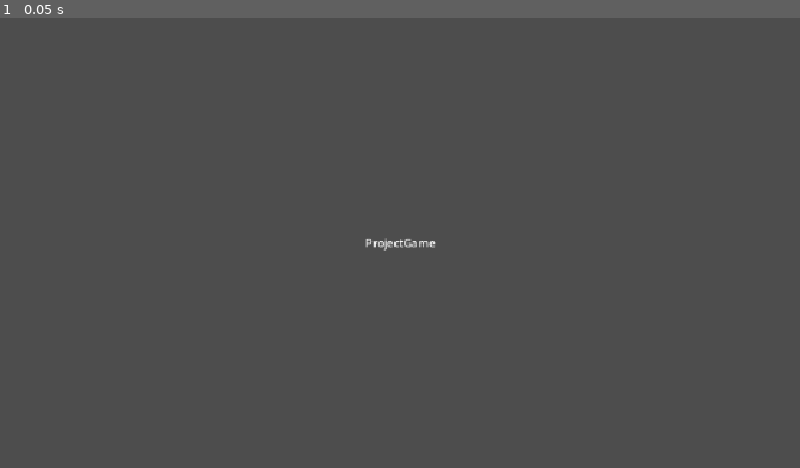
Above: before the commit, frame 1.
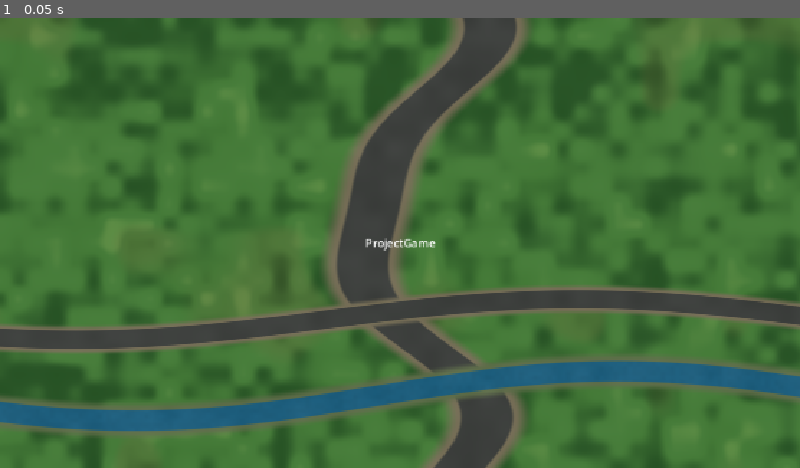
Above: after the commit, the same moment.

Repository: aohmn/GameDemo
Game: Godot game, scene res://scenes/boot/boot.tscn
The game is run twice, just before and just after one commit, with the same random seed, the same clock (stepped at 60 frames per second) and the same inputs.
Inputs:
- Up to frame 1 (0.05 s): no input

The runs differ from the first frame. In frame 1, 89% of the frame differs, in the area x 0-100%, y 0-100%.

Commit message:
feat(map): add procedural shader map prototype

Diff:
--- a/core/bootstrap/boot.gd
+++ b/core/bootstrap/boot.gd
@@ -1,6 +1,11 @@
 extends Control
 
+const MAP_SCENE: PackedScene = preload("res://world/map/scenes/map_root.tscn")
 
 func _ready() -> void:
+    var map_instance := MAP_SCENE.instantiate()
+    add_child(map_instance)
+    move_child(map_instance, 0)
+
     print("[Boot] ProjectGame khởi động")
     EventBus.emit_event(CoreEvents.BOOT_COMPLETED)
--- /dev/null
+++ b/world/map/map_controller.gd
@@ -0,0 +1,29 @@
+extends ColorRect
+class_name MapShaderController
+
+@export var world_seed: float = 7.0
+@export_range(0.01, 0.1, 0.001) var road_width: float = 0.035
+@export_range(0.01, 0.08, 0.001) var branch_width: float = 0.022
+@export_range(0.005, 0.06, 0.001) var canal_width: float = 0.025
+@export_range(8.0, 64.0, 1.0) var detail_scale: float = 24.0
+
+func _ready() -> void:
+    mouse_filter = Control.MOUSE_FILTER_IGNORE
+    _update_shader_parameters()
+    get_viewport().size_changed.connect(_update_shader_parameters)
+
+func _update_shader_parameters() -> void:
+    var shader_material := material as ShaderMaterial
+
+    if shader_material == null:
+        push_warning("MapShaderController: thiếu ShaderMaterial")
+        return
+
+    var viewport_size := get_viewport_rect().size
+
+    shader_material.set_shader_parameter("viewport_size", viewport_size)
+    shader_material.set_shader_parameter("world_seed", world_seed)
+    shader_material.set_shader_parameter("road_width", road_width)
+    shader_material.set_shader_parameter("branch_width", branch_width)
+    shader_material.set_shader_parameter("canal_width", canal_width)
+    shader_material.set_shader_parameter("detail_scale", detail_scale)
--- /dev/null
+++ b/world/map/scenes/map_root.tscn
@@ -0,0 +1,23 @@
+[gd_scene load_steps=3 format=3]
+
+[ext_resource type="Script" path="res://world/map/map_controller.gd" id="1_controller"]
+[ext_resource type="Shader" path="res://world/map/shaders/terrain_map.gdshader" id="2_shader"]
+
+[sub_resource type="ShaderMaterial" id="ShaderMaterial_Map"]
+shader = ExtResource("2_shader")
+shader_parameter/world_seed = 7.0
+shader_parameter/road_width = 0.035
+shader_parameter/branch_width = 0.022
+shader_parameter/canal_width = 0.025
+shader_parameter/detail_scale = 24.0
+shader_parameter/viewport_size = Vector2(720, 1280)
+
+[node name="MapRoot" type="ColorRect"]
+anchors_preset = 15
+anchor_right = 1.0
+anchor_bottom = 1.0
+grow_horizontal = 2
+grow_vertical = 2
+mouse_filter = 2
+material = SubResource("ShaderMaterial_Map")
+script = ExtResource("1_controller")
--- /dev/null
+++ b/world/map/shaders/terrain_map.gdshader
@@ -0,0 +1,138 @@
+shader_type canvas_item;
+
+uniform float world_seed = 7.0;
+uniform float road_width = 0.035;
+uniform float branch_width = 0.022;
+uniform float canal_width = 0.025;
+uniform float detail_scale = 24.0;
+uniform vec2 viewport_size = vec2(720.0, 1280.0);
+
+float hash(vec2 p) {
+    p = fract(p * vec2(127.1, 311.7) + world_seed);
+    p += dot(p, p + 34.5);
+    return fract(p.x * p.y);
+}
+
+float noise_value(vec2 p) {
+    vec2 i = floor(p);
+    vec2 f = fract(p);
+    f = f * f * (3.0 - 2.0 * f);
+
+    float a = hash(i);
+    float b = hash(i + vec2(1.0, 0.0));
+    float c = hash(i + vec2(0.0, 1.0));
+    float d = hash(i + vec2(1.0, 1.0));
+
+    return mix(
+        mix(a, b, f.x),
+        mix(c, d, f.x),
+        f.y
+    );
+}
+
+void fragment() {
+    vec2 uv = UV;
+    float aspect = viewport_size.x / max(viewport_size.y, 1.0);
+    vec2 noise_uv = vec2(uv.x * aspect, uv.y);
+
+    float n1 = noise_value(noise_uv * detail_scale);
+    float n2 = noise_value(noise_uv * detail_scale * 0.37 + vec2(12.4, 3.7));
+    float n3 = noise_value(noise_uv * 6.0 + vec2(4.2, 18.0));
+
+    float terrain_mix = n1 * 0.48 + n2 * 0.34 + n3 * 0.18;
+
+    vec3 grass_dark = vec3(0.17, 0.34, 0.16);
+    vec3 grass_mid = vec3(0.27, 0.48, 0.22);
+    vec3 grass_light = vec3(0.43, 0.59, 0.29);
+    vec3 soil = vec3(0.48, 0.39, 0.24);
+
+    vec3 terrain = mix(
+        grass_dark,
+        grass_mid,
+        smoothstep(0.22, 0.58, terrain_mix)
+    );
+
+    terrain = mix(
+        terrain,
+        grass_light,
+        smoothstep(0.66, 0.86, terrain_mix) * 0.48
+    );
+
+    terrain = mix(
+        terrain,
+        soil,
+        smoothstep(0.73, 0.88, n3) * 0.18
+    );
+
+    float road_center = 0.52
+        + sin(uv.y * 7.0 + world_seed * 0.2) * 0.075
+        + sin(uv.y * 15.0 + 1.3) * 0.018;
+
+    float road_dist = abs(uv.x - road_center);
+
+    float road_fill = 1.0 - smoothstep(
+        road_width * 0.85,
+        road_width,
+        road_dist
+    );
+
+    float shoulder_fill = 1.0 - smoothstep(
+        road_width,
+        road_width * 1.65,
+        road_dist
+    );
+
+    vec3 shoulder_color = vec3(0.46, 0.43, 0.34);
+    vec3 road_color = vec3(0.24, 0.25, 0.24);
+
+    terrain = mix(terrain, shoulder_color, shoulder_fill);
+    terrain = mix(terrain, road_color, road_fill);
+
+    float branch_center = 0.67 + sin(uv.x * 5.0 + 1.1) * 0.045;
+    float branch_dist = abs(uv.y - branch_center);
+
+    float branch_fill = 1.0 - smoothstep(
+        branch_width * 0.85,
+        branch_width,
+        branch_dist
+    );
+
+    float branch_shoulder = 1.0 - smoothstep(
+        branch_width,
+        branch_width * 1.6,
+        branch_dist
+    );
+
+    terrain = mix(terrain, shoulder_color, branch_shoulder);
+    terrain = mix(terrain, road_color, branch_fill);
+
+    float canal_center = 0.84 + sin(uv.x * 5.2 + 0.7) * 0.055;
+    float canal_dist = abs(uv.y - canal_center);
+
+    float canal_fill = 1.0 - smoothstep(
+        canal_width * 0.82,
+        canal_width,
+        canal_dist
+    );
+
+    float canal_bank = 1.0 - smoothstep(
+        canal_width,
+        canal_width * 1.8,
+        canal_dist
+    );
+
+    vec3 bank_color = vec3(0.37, 0.43, 0.29);
+    vec3 water_color = vec3(0.12, 0.37, 0.49);
+
+    terrain = mix(terrain, bank_color, canal_bank);
+    terrain = mix(terrain, water_color, canal_fill);
+
+    float ripple = noise_value(
+        noise_uv * 95.0 + vec2(TIME * 0.04, TIME * 0.02)
+    );
+
+    terrain += water_color * (ripple - 0.5) * 0.045 * canal_fill;
+    terrain += (n1 - 0.5) * 0.035;
+
+    COLOR = vec4(terrain, 1.0);
+}
Not shown, added: world/map/map_controller.gd.uid
Not shown, added: world/map/shaders/terrain_map.gdshader.uid
Not shown, changed: CHANGELOG.md
